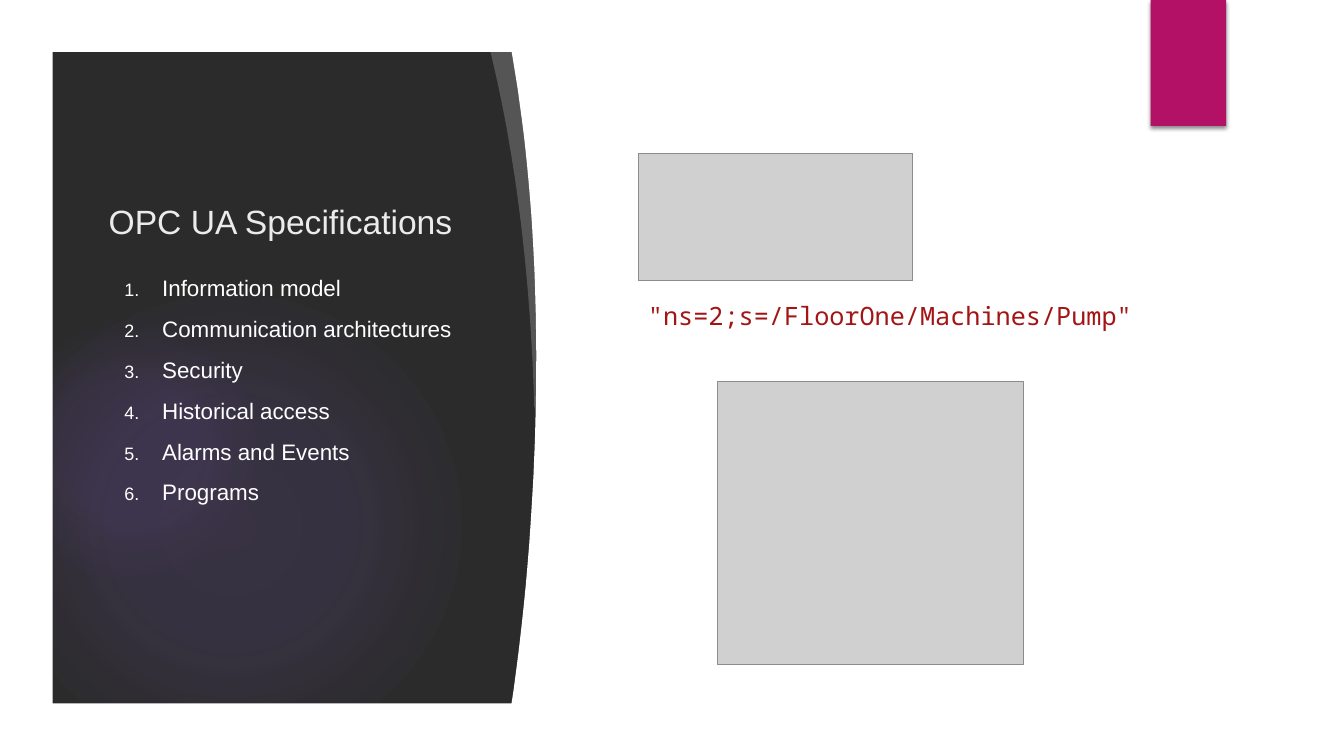
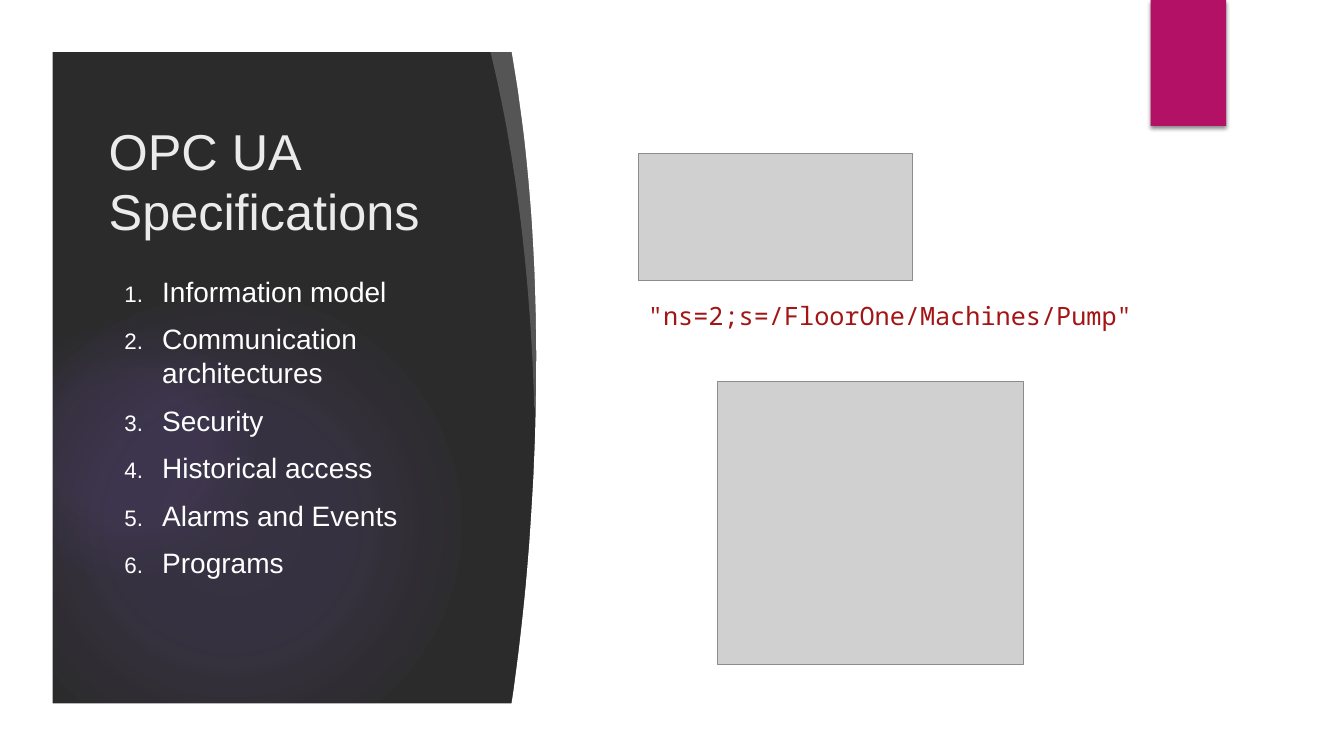
Before and after one commit to velizar92/TSK_Presentations, a slide deck: slide 19 of OPC UA.pptx (slide 14 before the commit). Drawn at 1344x756 pixels with LibreOffice and Linux fonts; fonts in the diff are those of the drawing; grey boxes stand for pictures; background and template pictures are left out; a plain dark background stands for a picture behind light text. Boxes give left, top, right and bottom in pixels: in the first picture for what was removed or moved away, otherwise in the second. Text is boxed around its words. In the diff, an @@ line names an element or a change of style, - is before the commit and + after.

```diff
--- a/OPC UA.pptx
+++ b/OPC UA.pptx
@@ title "OPC UA Specifications" at (x1=109, y1=135, x2=420, y2=240): size 24 to 36 pt @@
@@ text "Information model" at (x1=162, y1=281, x2=398, y2=579): size 16 to 20 pt @@
```
Also in this commit, not shown: 9 other slides changed, 6 slides added.
